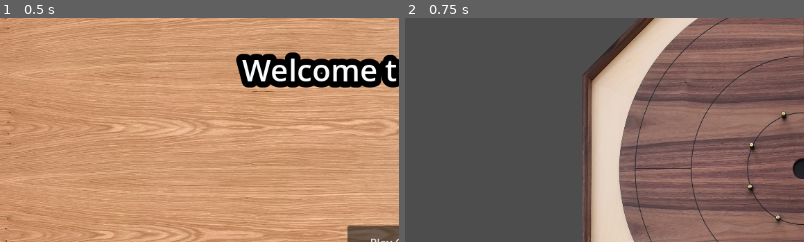
Above: before the commit, frames 1-2 (left to right).
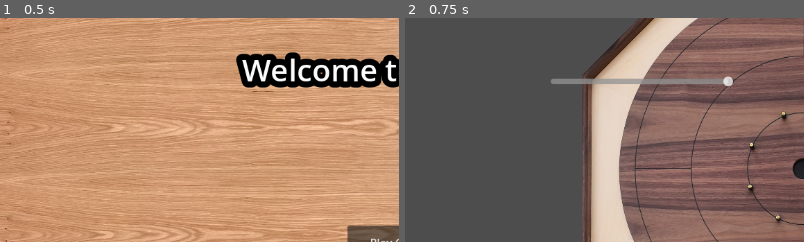
Above: after the commit, the same moments.

Repository: WadeCanavan/Crokinole
Game: Godot game, scene res://Scenes/Title.tscn
The game is run twice, just before and just after one commit, with the same random seed, the same clock (stepped at 60 frames per second) and the same inputs.
Inputs:
- Up to frame 1 (0.5 s): no input
- Up to frame 2 (0.75 s): click "Play Game" at 0.5 s
The pictures show only the part of the screen within x 0-50%, y 16-66%; the shares and areas given below are measured in that part.

Frame 1 is identical in both runs. In frame 2, 1.1% of the frame differs, in the area x 36-83%, y 25-31%.

Commit message:
Bugfix slider

Diff:
--- a/Scenes/disc.tscn
+++ b/Scenes/disc.tscn
@@ -9,6 +9,7 @@
 [node name="disc" type="RigidBody2D"]
 position = Vector2(576, 320)
 input_pickable = true
+can_sleep = false
 linear_damp = 2.0
 script = ExtResource("1_5wjyq")
 
--- a/Scenes/main.gd
+++ b/Scenes/main.gd
@@ -1,5 +1,5 @@
 extends Node2D
-var lastValue
+var lastValue = 0
 
 # Called when the node enters the scene tree for the first time.
 func _ready():
@@ -21,7 +21,3 @@
 	if !$disc.is_in_node($board):
 		queue_free()
 	pass
-
-func _on_h_slider_value_changed(value):
-	$"Discs/disc".value = value - lastValue
-	var lastValue = value
--- a/Scenes/main.tscn
+++ b/Scenes/main.tscn
@@ -206,7 +206,7 @@
 position = Vector2(-1, 0)
 shape = SubResource("CircleShape2D_f24vr")
 
-[node name="Disc" type="Node2D" parent="."]
+[node name="Discs" type="Node2D" parent="."]
 
 [node name="HSlider" type="HSlider" parent="Disc"]
 offset_left = 848.0
@@ -214,8 +214,17 @@
 offset_right = 1112.0
 offset_bottom = 552.0
 
-[node name="disc" parent="Disc" groups=["woodDisk"] instance=ExtResource("2_ejfwc")]
+[node name="disc" parent="Discs" groups=["woodDisk"] instance=ExtResource("2_ejfwc")]
 position = Vector2(768, 472)
+
+[node name="HSlider" type="HSlider" parent="."]
+offset_left = 210.0
+offset_top = 186.0
+offset_right = 474.0
+offset_bottom = 202.0
+min_value = -0.5
+max_value = 0.5
+step = 0.01
 
 [node name="Score Box" type="Node" parent="."]
 
@@ -243,4 +252,4 @@
 [connection signal="body_exited" from="Score Nodes/Area2D" to="Score Nodes" method="_on_play_area_body_exited"]
 [connection signal="body_entered" from="Score Nodes/10 point Area2D" to="Score Nodes" method="_on_area_2d_body_entered"]
 [connection signal="body_exited" from="Score Nodes/10 point Area2D" to="Score Nodes" method="_on_area_2d_body_exited"]
-[connection signal="value_changed" from="Disc/HSlider" to="." method="_on_h_slider_value_changed"]
+[connection signal="value_changed" from="HSlider" to="Discs/disc" method="_on_h_slider_value_changed"]
--- a/Scripts/disc.gd
+++ b/Scripts/disc.gd
@@ -3,7 +3,8 @@
 var pressed = false
 var clickPos
 
-var value = 0
+var lastValue = 0
+var curValue = 0
 
 func _on_input_event(viewport, event, shape_idx):
 	if event is InputEventMouseButton and  event.button_index == MOUSE_BUTTON_LEFT and event.pressed:
@@ -22,10 +23,15 @@
 			linear_velocity = force * 5
 
 func _integrate_forces(state):
-	if value != 0 :
+	print(curValue)
+	if curValue != 0 :
 		var origin = Vector2( 576, 316.039 )
 		print( origin.distance_to(Vector2(position.x,position.y)))
 		var angle = origin.angle_to_point( Vector2(position.x,position.y))
-		position.x = origin.x + cos(angle + (value)) * 246.105651855469
-		position.y = origin.y + sin(angle + (value)) * 246.105651855469
-		value = 0
+		position.x = origin.x + cos(angle + (curValue)) * 246.105651855469
+		position.y = origin.y + sin(angle + (curValue)) * 246.105651855469
+		lastValue = curValue
+		curValue = 0
+
+func _on_h_slider_value_changed(value):
+	curValue = value - lastValue
